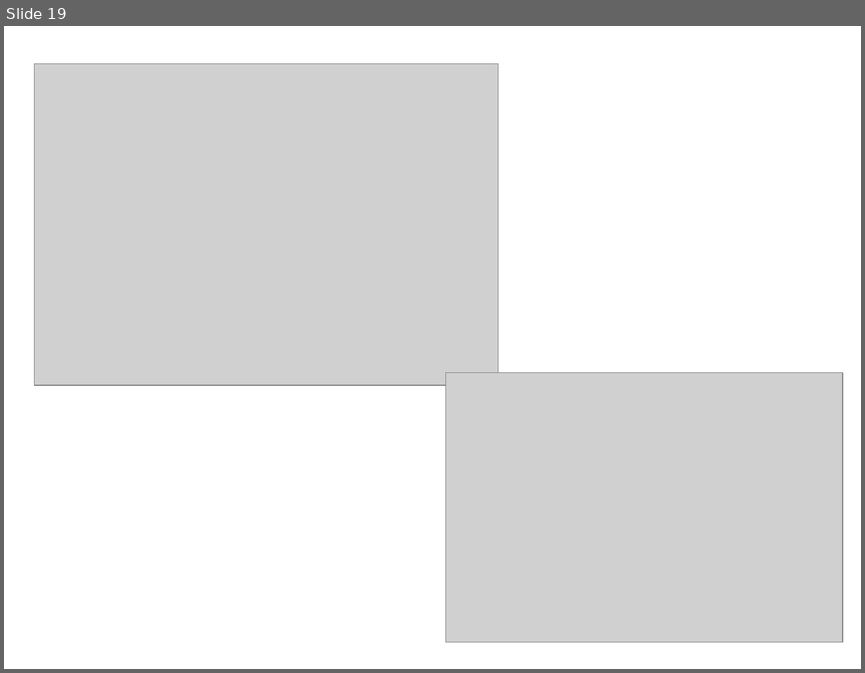
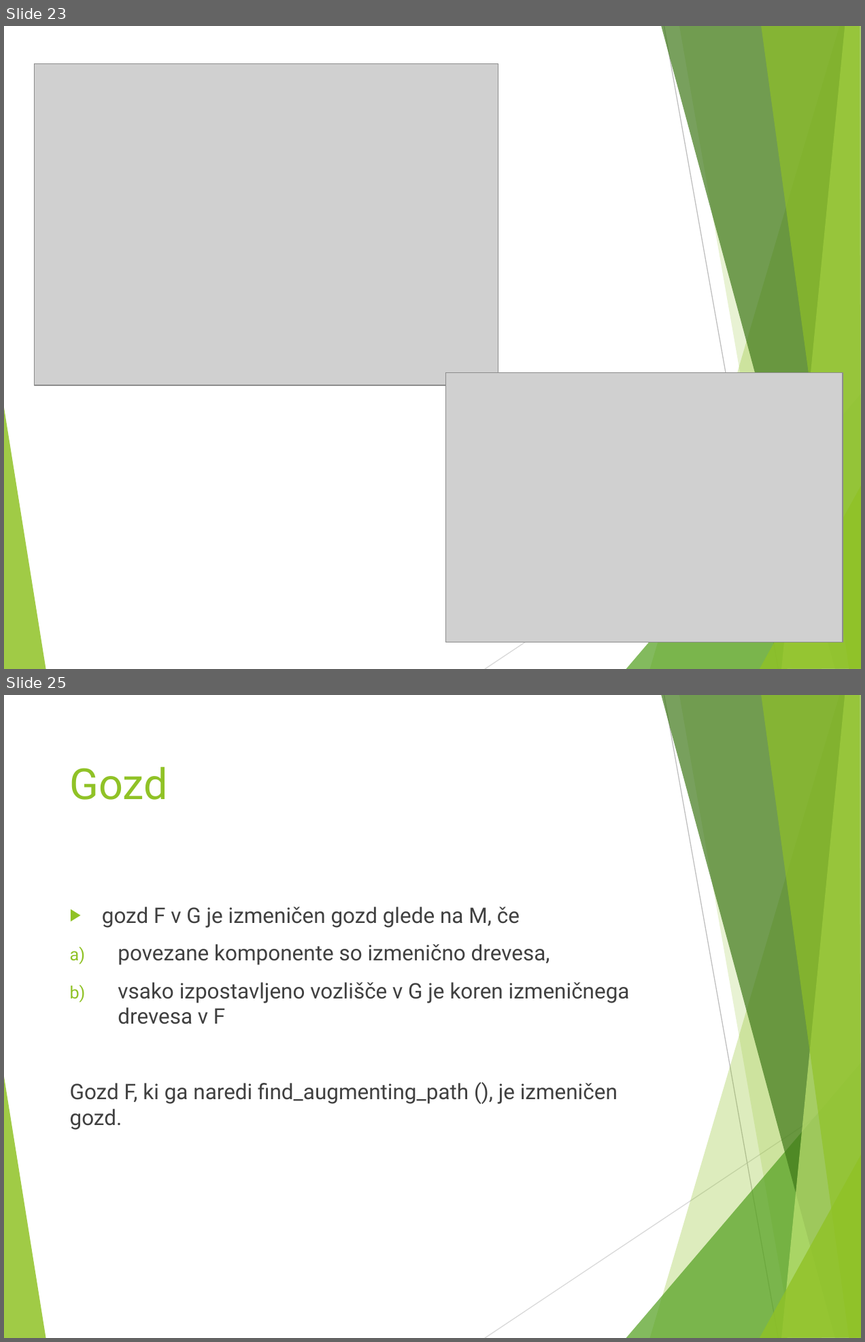
Before and after one commit to ZigaMr/BlossomAlgoritem, a slide deck: Blossomov algoritem.pptx. Shown one above the other, each under a label of ours: slide 19 before the commit, slides 23 and 25 after it; the slides between them are not shown. The pictures are 865x673 and 865x1342 pixels, drawn with LibreOffice and Linux fonts; fonts in the diff are those of the drawing; grey boxes stand for pictures. Boxes give left, top, right and bottom in pixels: in the first picture for what was removed or moved away, otherwise in the second. Text is boxed around its words. In the diff, an @@ line names an element or a change of style, - is before the commit and + after.

```diff
--- a/Blossomov algoritem.pptx
+++ b/Blossomov algoritem.pptx
@@ slide 25 added at [4, 695, 861, 1338], background #FFFFFF; not listed: 10 template elements that a slide beside it also shows @@
@@ title added at [70, 766, 169, 800], 36 pt, text #90C226 @@
+Gozd
@@ text added at [70, 906, 630, 1130], 18 pt, text #404040 @@
+▶ gozd F v G je izmeničen gozd glede na M, če
+a) povezane komponente so izmenično drevesa,
+b) vsako izpostavljeno vozlišče v G je koren izmeničnega drevesa v F
+Gozd F, ki ga naredi find_augmenting_path (), je izmeničen gozd.
@@ what was slide 19 is now slide 23 @@
@@ slide 23 changed as well @@
@@ group added at [4, 26, 861, 669]: 8 freeform shapes, 2 lines @@
```
Also in this commit, not shown: 24 other slides changed, 6 other slides added, 1 slide removed, 1 other file.
